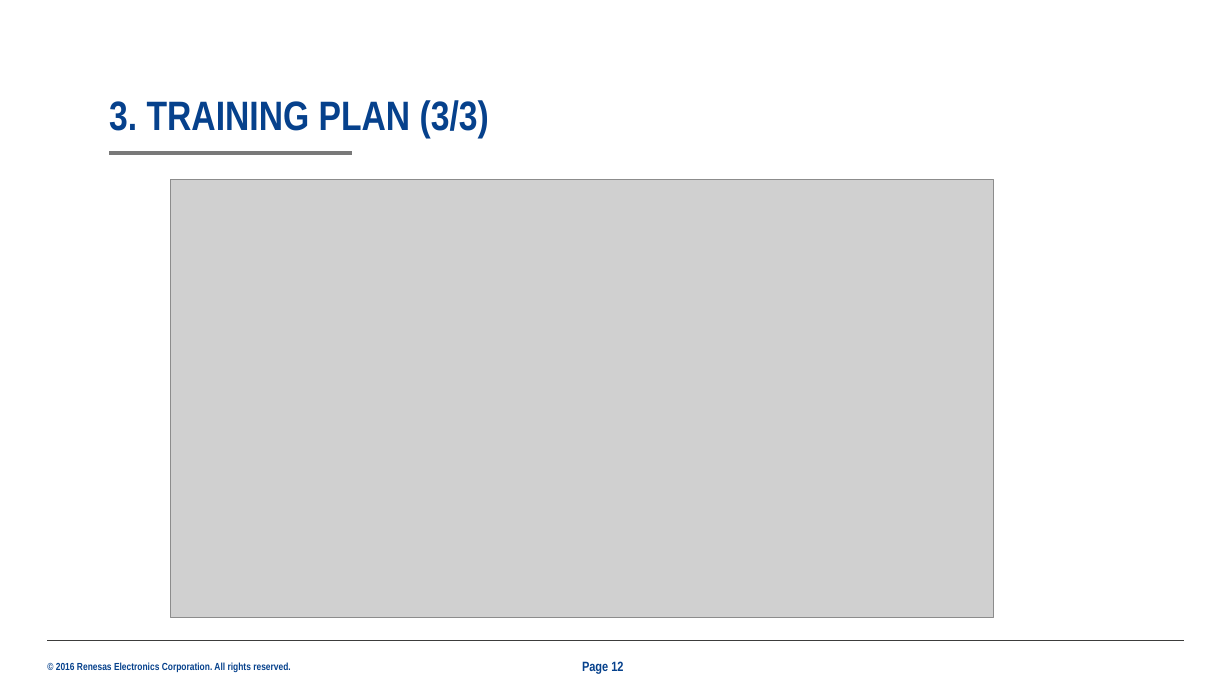
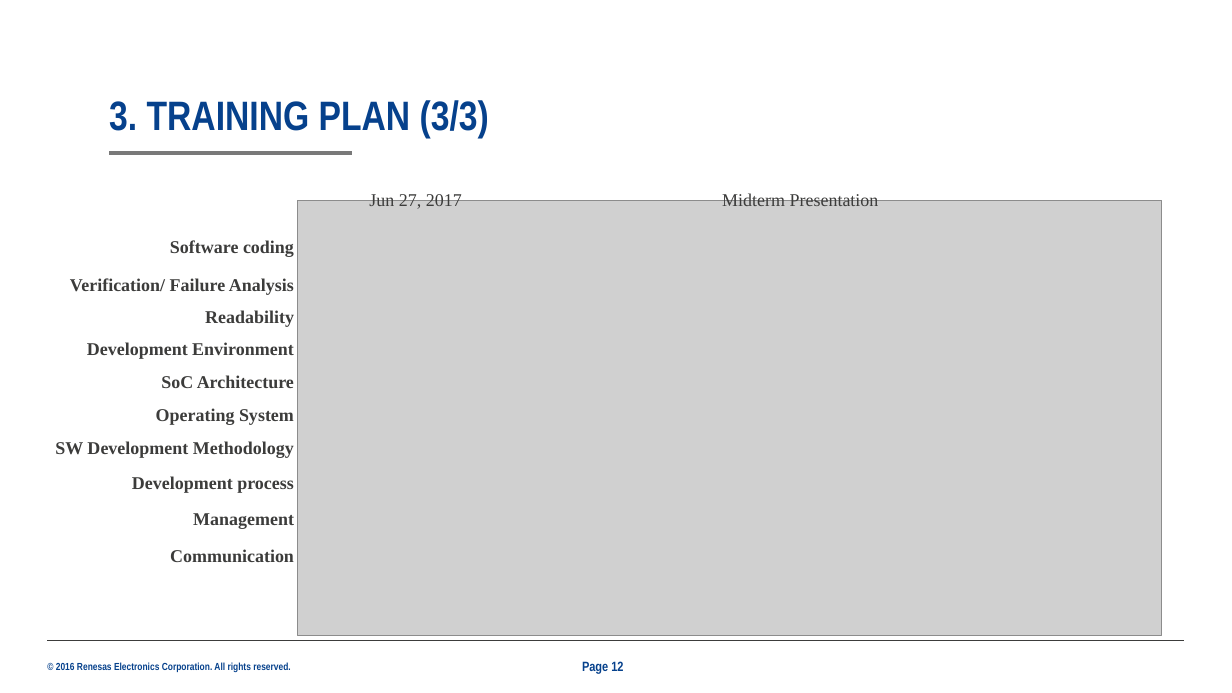
Before and after one commit to trankha/pre1, a slide deck: slide 12 of 25G_Presentation.pptx. Drawn at 1232x693 pixels with LibreOffice and Linux fonts; fonts in the diff are those of the drawing; grey boxes stand for pictures; background and template pictures are left out. Boxes give left, top, right and bottom in pixels: in the first picture for what was removed or moved away, otherwise in the second. Text is boxed around its words. In the diff, an @@ line names an element or a change of style, - is before the commit and + after.

```diff
--- a/25G_Presentation.pptx
+++ b/25G_Presentation.pptx
@@ picture: place and size @@
-picture at (170,179,994,617)
+picture at (297,201,1162,636)
@@ text added at (369,193,462,209), 14 pt, text #3C3C3B @@
+Jun 27, 2017
@@ text added at (722,192,879,206), 14 pt, text #3C3C3B @@
+Midterm Presentation
@@ table added at (45,237,299,592), 10 rows, 1 columns @@
+Software coding
+Verification/ Failure Analysis
+Readability
+Development Environment
+SoC Architecture
+Operating System
+SW Development Methodology
+Development process
+Management
+Communication
```
Also in this commit, not shown: 14 other slides changed.
